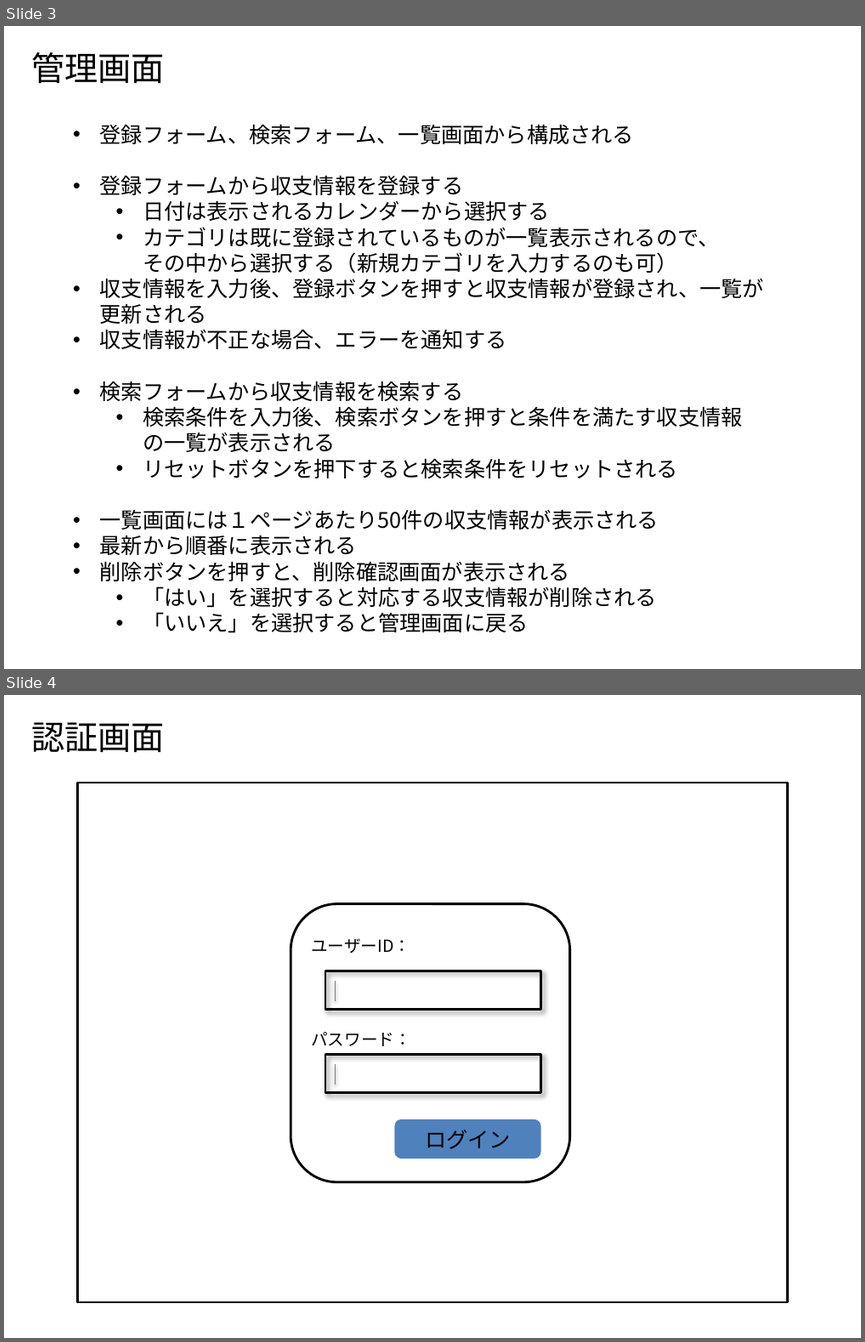
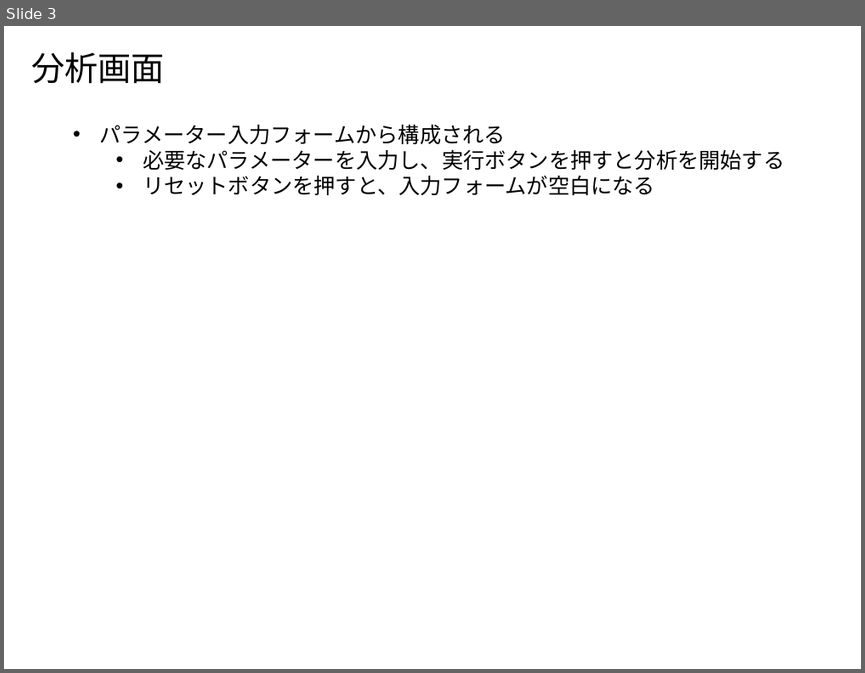
Before and after one commit to Leonis0813/chort, a slide deck: horse-race_estimator/bin/alterf.pptx. Shown one above the other, each under a label of ours: slides 3 and 4 before the commit, slide 3 after it. The pictures are 865x1342 and 865x673 pixels, drawn with LibreOffice and Linux fonts; fonts in the diff are those of the drawing. Boxes give left, top, right and bottom in pixels: in the first picture for what was removed or moved away, otherwise in the second. Text is boxed around its words. In the diff, an @@ line names an element or a change of style, - is before the commit and + after.

```diff
--- a/horse-race_estimator/bin/alterf.pptx
+++ b/horse-race_estimator/bin/alterf.pptx
@@ slide 4 removed at bbox=[4, 695, 861, 1338], background #FFFFFF @@
@@ text removed at bbox=[31, 722, 165, 752] @@
-認証画面
@@ group removed at bbox=[78, 783, 787, 1302]: 3 rectangles, 2 rounded rectangles, 2 texts, 2 lines @@
-ユーザーID：
-パスワード：
-ログイン
@@ slide 3 changed as well @@
@@ text at bbox=[31, 52, 165, 83]: text changed @@
-管理画面
+分析画面
@@ text at bbox=[100, 124, 784, 195]: text changed @@
-• 登録フォーム、検索フォーム、一覧画面から構成される
-• 登録フォームから収支情報を登録する
-  • 日付は表示されるカレンダーから選択する
-  • カテゴリは既に登録されているものが一覧表示されるので、
-    その中から選択する（新規カテゴリを入力するのも可）
-• 収支情報を入力後、登録ボタンを押すと収支情報が登録され、一覧が
-  更新される
-• 収支情報が不正な場合、エラーを通知する
-• 検索フォームから収支情報を検索する
-  • 検索条件を入力後、検索ボタンを押すと条件を満たす収支情報
-    の一覧が表示される
-  • リセットボタンを押下すると検索条件をリセットされる
-• 一覧画面には１ページあたり50件の収支情報が表示される
-• 最新から順番に表示される
-• 削除ボタンを押すと、削除確認画面が表示される
-  • 「はい」を選択すると対応する収支情報が削除される
-  • 「いいえ」を選択すると管理画面に戻る
+• パラメーター入力フォームから構成される
+  • 必要なパラメーターを入力し、実行ボタンを押すと分析を開始する
+  • リセットボタンを押すと、入力フォームが空白になる
```
Also in this commit, not shown: 1 other slide changed, 2 slides added, 6 other slides removed, 1 other file.
